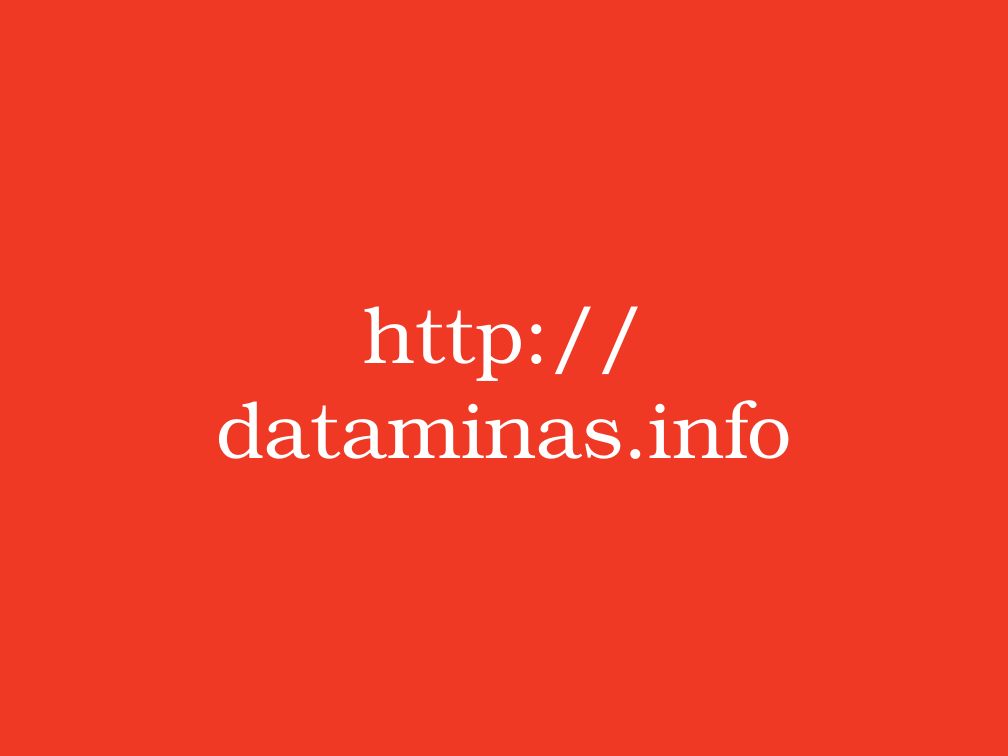
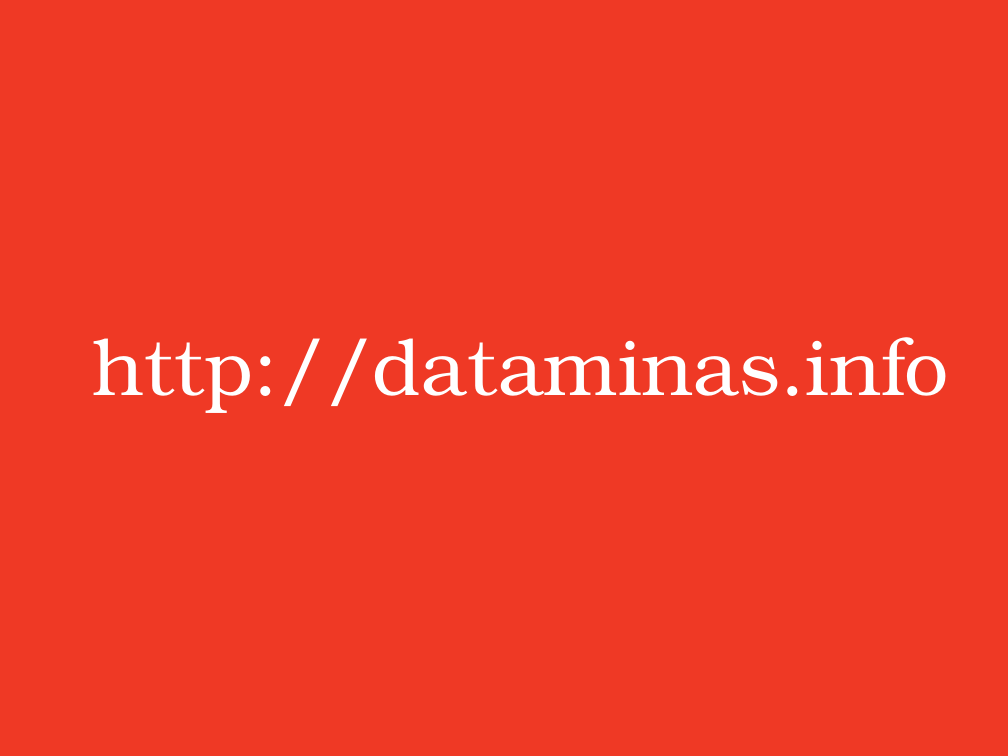
Before and after one commit to jpesce/dataminas, a slide deck: slide 7 of apresentacao/champs.pptx. Drawn at 1008x756 pixels with LibreOffice and Linux fonts; fonts in the diff are those of the drawing. Boxes give left, top, right and bottom in pixels: in the first picture for what was removed or moved away, otherwise in the second. Text is boxed around its words. In the diff, an @@ line names an element or a change of style, - is before the commit and + after.

```diff
--- a/apresentacao/champs.pptx
+++ b/apresentacao/champs.pptx
@@ text "http://dataminas.info" rewrapped from (x1=216, y1=306, x2=792, y2=459) to (x1=92, y1=337, x2=948, y2=413) @@
```
Also in this commit, not shown: 3 other slides changed, 1 other file.
